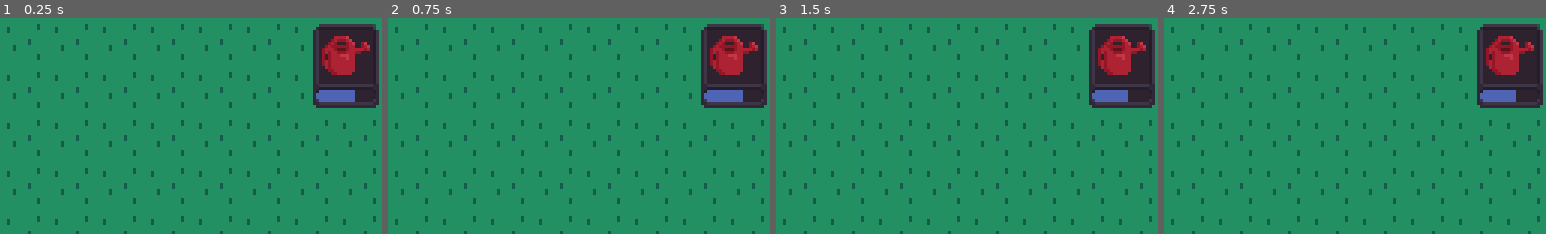
Above: before the commit, frames 1-4 (left to right).
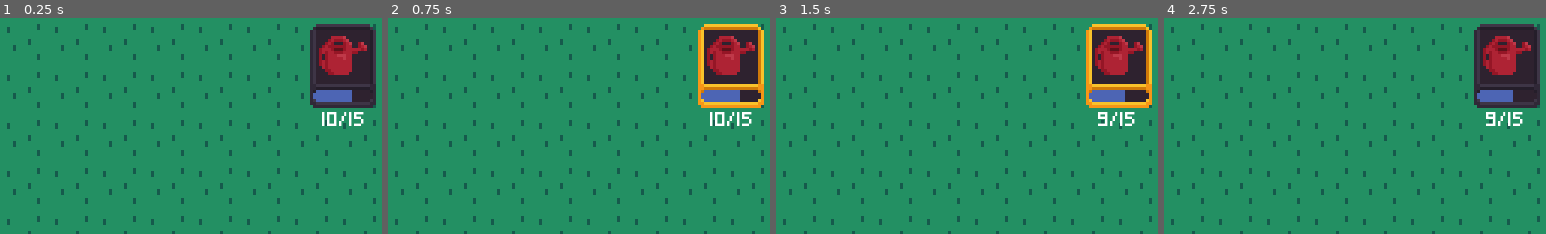
Above: after the commit, the same moments.

Repository: theludovyc/JamEstLa4
Game: Godot game, scene res://Scene/garden/Garden.tscn
The game is run twice, just before and just after one commit, with the same random seed, the same clock (stepped at 60 frames per second) and the same inputs.
Inputs (mouse positions are % of the whole screen's width and height, from its top left):
- Up to frame 1 (0.25 s): no input
- Up to frame 2 (0.75 s): click (95, 9) at 0.5 s
- Up to frame 3 (1.5 s): click (14, 31) at 1.27 s
- Up to frame 4 (2.75 s): click (95, 9) at 2 s
The pictures show only the part of the screen within x 50-100%, y 0-50%; the shares and areas given below are measured in that part.

The runs differ from the first frame. In frame 1, 2.1% of the frame differs, in the area x 81-100%, y 2-50%; in frame 2, 3.8%; in frame 3, 3.8%; in frame 4, 2.0%.

Commit message:
Evaporation

Diff:
--- a/Scene/garden/Dirt.tscn
+++ b/Scene/garden/Dirt.tscn
@@ -33,4 +33,7 @@
 __meta__ = {
 "_edit_use_anchors_": false
 }
+
+[node name="Evaporation" type="Timer" parent="."]
 [connection signal="pressed" from="PlotBtn" to="." method="action_used"]
+[connection signal="timeout" from="Evaporation" to="." method="evaporation"]
--- a/Scene/garden/Garden.tscn
+++ b/Scene/garden/Garden.tscn
@@ -1,18 +1,33 @@
-[gd_scene load_steps=9 format=2]
+[gd_scene load_steps=14 format=2]
 
 [ext_resource path="res://Scene/garden/Dirt.tscn" type="PackedScene" id=1]
 [ext_resource path="res://ressources/sprites/garden/grass.png" type="Texture" id=2]
 [ext_resource path="res://ressources/sprites/garden/icons/watering_can.png" type="Texture" id=3]
 [ext_resource path="res://ressources/sprites/garden/button.png" type="Texture" id=4]
 [ext_resource path="res://Script/garden/Garden.gd" type="Script" id=5]
+[ext_resource path="res://ressources/sprites/garden/button_active.png" type="Texture" id=6]
+[ext_resource path="res://ressources/fonts/Pixeled.ttf" type="DynamicFontData" id=7]
+
+[sub_resource type="StyleBoxFlat" id=1]
+bg_color = Color( 0.301961, 0.396078, 0.705882, 1 )
 
 [sub_resource type="StyleBoxFlat" id=2]
-bg_color = Color( 0.301961, 0.396078, 0.705882, 1 )
-
-[sub_resource type="StyleBoxFlat" id=3]
 bg_color = Color( 0.180392, 0.133333, 0.184314, 1 )
 
-[sub_resource type="TileSet" id=1]
+[sub_resource type="DynamicFont" id=3]
+size = 4
+extra_spacing_top = -4
+extra_spacing_bottom = -4
+font_data = ExtResource( 7 )
+
+[sub_resource type="DynamicFontData" id=4]
+font_path = "res://ressources/fonts/Pixeled.ttf"
+
+[sub_resource type="DynamicFont" id=5]
+size = 4
+font_data = SubResource( 4 )
+
+[sub_resource type="TileSet" id=6]
 0/name = "grass.png 0"
 0/texture = ExtResource( 2 )
 0/tex_offset = Vector2( 0, 0 )
@@ -33,13 +48,24 @@
 
 [node name="Interface" type="CanvasLayer" parent="."]
 
-[node name="WaterLevel" type="ProgressBar" parent="Interface"]
-margin_left = 234.0
-margin_top = 24.0
-margin_right = 254.0
-margin_bottom = 28.0
-custom_styles/fg = SubResource( 2 )
-custom_styles/bg = SubResource( 3 )
+[node name="Watering" type="Control" parent="Interface"]
+margin_left = 232.0
+margin_top = 2.0
+margin_right = 232.0
+margin_bottom = 2.0
+rect_pivot_offset = Vector2( 11, 14 )
+__meta__ = {
+"_edit_use_anchors_": false
+}
+
+[node name="WaterLevel" type="ProgressBar" parent="Interface/Watering"]
+margin_left = 1.0
+margin_top = 22.0
+margin_right = 21.0
+margin_bottom = 26.0
+custom_styles/fg = SubResource( 1 )
+custom_styles/bg = SubResource( 2 )
+custom_fonts/font = SubResource( 3 )
 max_value = 15.0
 value = 15.0
 rounded = true
@@ -48,24 +74,34 @@
 "_edit_use_anchors_": false
 }
 
-[node name="WaterCan" type="TextureRect" parent="Interface"]
-margin_left = 233.028
-margin_top = 2.0
-margin_right = 255.028
-margin_bottom = 24.0
+[node name="Background" type="Sprite" parent="Interface/Watering"]
+position = Vector2( 11, 14 )
 texture = ExtResource( 4 )
+
+[node name="Selected" type="Sprite" parent="Interface/Watering"]
+visible = false
+position = Vector2( 11, 14 )
+texture = ExtResource( 6 )
+
+[node name="Sprite" type="Sprite" parent="Interface/Watering"]
+position = Vector2( 11, 11 )
+texture = ExtResource( 3 )
+
+[node name="Stat" type="Label" parent="Interface/Watering"]
+margin_top = 25.0
+margin_right = 22.0
+margin_bottom = 37.0
+custom_fonts/font = SubResource( 5 )
+text = "15/15"
+align = 1
 __meta__ = {
 "_edit_use_anchors_": false
 }
 
-[node name="Sprite" type="Sprite" parent="Interface/WaterCan"]
-position = Vector2( 11, 11 )
-texture = ExtResource( 3 )
-
 [node name="WaterinCanBtn" type="Button" parent="Interface"]
-margin_left = 234.0
+margin_left = 233.0
 margin_top = 3.0
-margin_right = 254.0
+margin_right = 253.0
 margin_bottom = 23.0
 focus_mode = 0
 enabled_focus_mode = 0
--- a/Script/garden/Dirt.gd
+++ b/Script/garden/Dirt.gd
@@ -1,4 +1,5 @@
 extends Node2D
+class_name Plot
 
 onready var Effect_Watered = $Effects/Sprinkled
 onready var Effect_Seeded = $Effects/Sprinkled
@@ -22,6 +23,12 @@
 
 func watering():
 	if Garden.water > 0 && ! has_water:
+		$Evaporation.start()
 		Garden.water -= 1
 		Effect_Watered.visible = true
 		has_water = true
+
+
+func evaporation():
+	has_water = false
+	Effect_Watered.visible = false
--- a/Script/garden/Garden.gd
+++ b/Script/garden/Garden.gd
@@ -1,6 +1,8 @@
 extends Node2D
 
 onready var Interface = $Interface
+
+export (int, 1, 99999999) var EvaporationTime = 20
 
 var current_action: String = ""
 
@@ -9,12 +11,27 @@
 
 
 func _ready():
-	Interface.get_node("WaterLevel").max_value = max_water
+	Interface.get_node("Watering").get_node("WaterLevel").max_value = max_water
+	for child in get_children():
+		if child is Plot:
+			child.get_node("Evaporation").wait_time = EvaporationTime
 
 
 func _process(_delta):
-	Interface.get_node("WaterLevel").value = water
+	Interface.get_node("Watering").get_node("WaterLevel").value = water
+	Interface.get_node("Watering").get_node("Stat").text = str(water) + "/" + str(max_water)
 
 
 func wateringcan_mode():
-	current_action = "Watering"
+	toggle_curent_action("Watering")
+
+
+func toggle_curent_action(action: String = ""):
+	if current_action == action:
+		action = ""
+	current_action = action
+	for child in Interface.get_children():
+		if child.has_node("Selected"):
+			child.get_node("Selected").visible = false
+	if action != "":
+		Interface.get_node(action).get_node("Selected").visible = true
--- a/project.godot
+++ b/project.godot
@@ -29,6 +29,11 @@
 "language": "GDScript",
 "path": "res://Script/Item.gd"
 }, {
+"base": "Node2D",
+"class": "Plot",
+"language": "GDScript",
+"path": "res://Script/garden/Dirt.gd"
+}, {
 "base": "Resource",
 "class": "Seed",
 "language": "GDScript",
@@ -39,6 +44,7 @@
 "Entity": "",
 "Food": "",
 "Item": "",
+"Plot": "",
 "Seed": ""
 }
 
Not shown: 1 places in Scene/garden/Garden.tscn that only renumber resources
Binary file added: ressources/fonts/Pixeled.ttf
Binary file added: ressources/sprites/garden/button_active.png
Not shown, added: ressources/sprites/garden/button_active.png.import
